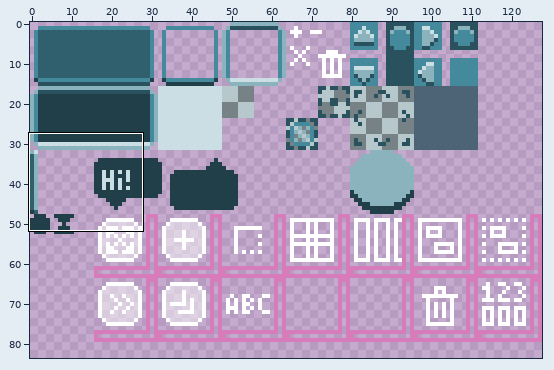
File history of a sprite sheet, Quadtastic/res/style.png. Above: a wide view before the commit, with the close-up outlined.
Close-up. Earlier state:
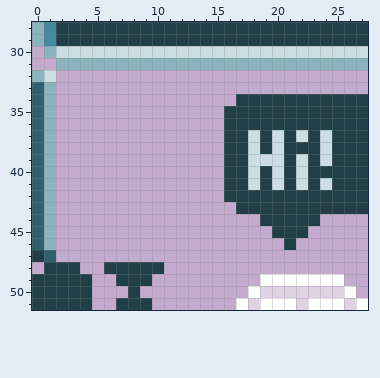
The file is 128x128 pixels. Shown: x 0..27, y 28..51. The wide view leaves out empty margins.
New version:
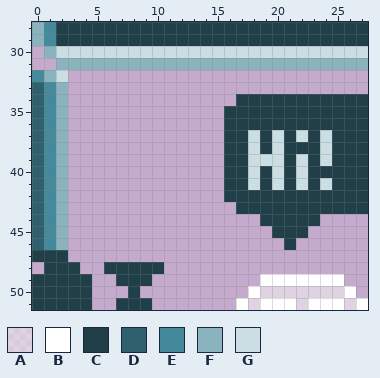
Palette (. is transparent): A #fafafa80  B #ffffff  C #203f49  D #305f6e  E #44899c  F #8ab3bd  G #cadee3
Change:
@@ x 0..4 @@
 31 ..FFF
-32 FG...
-33 DF...
-34 DF...
-35 DF...
-36 DF...
-37 DF...
-38 DF...
-39 DF...
-40 DF...
-41 DF...
-42 DF...
-43 DF...
-44 DF...
-45 DF...
-46 DF...
-47 CD...
+32 EFG..
+33 DEF..
+34 DEF..
+35 DEF..
+36 DEF..
+37 DEF..
+38 DEF..
+39 DEF..
+40 DEF..
+41 DEF..
+42 DEF..
+43 DEF..
+44 DEF..
+45 DEF..
+46 DEF..
+47 CCC..
 48 .CCC.
